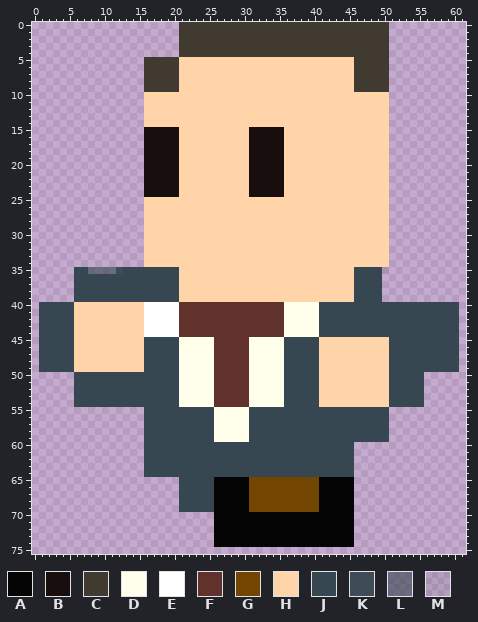
One commit to this sprite sheet: Images/ronaldus_runleft_5.png. The picture above is the old version.
The file is 200x145 pixels. Pixels under 10% opacity are left out. Colours within 5 levels of each other are drawn and written as one. The old version is drawn lined up with the new one, on the new canvas.
Palette (. is transparent): A #040504  B #190e0e  C #413a30  D #ffffeb  E #ffffff  F #61322c  G #724600  H #ffd4a8  J #364751  K #364751f3  L #3647519f  M #3647511d
After the commit:
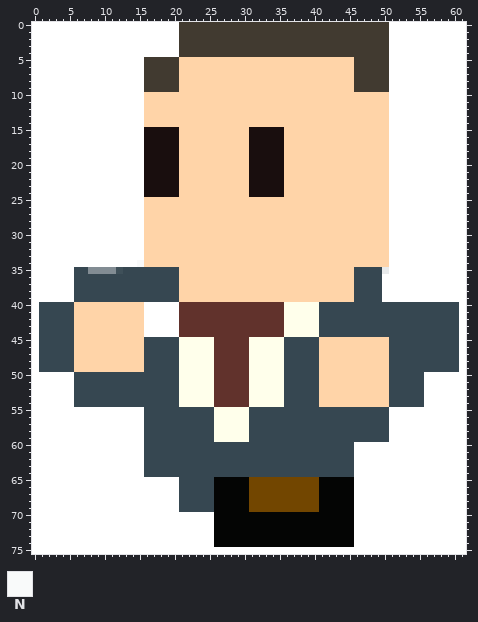
Colours new in this view: N #f9fafa
The exact change:
canvas 200x145 -> 62x76, the old top-left corner now at -50,-50 (the part of the old canvas that was cut away was empty and is not shown)
colour K: #364751f3 -> #3f5059
colour L: #3647519f -> #828c93
colour M: #3647511d -> #e8eaeb
Changed rows in their new state; - is a pixel that keeps its letter.
first column x 0:
 0 EEEEEEEEEEEEEEEEEEEEE------------------------------EEEEEEEEEEE
 1 EEEEEEEEEEEEEEEEEEEEE------------------------------EEEEEEEEEEE
 2 EEEEEEEEEEEEEEEEEEEEE------------------------------EEEEEEEEEEE
 3 EEEEEEEEEEEEEEEEEEEEE------------------------------EEEEEEEEEEE
 4 EEEEEEEEEEEEEEEEEEEEE------------------------------EEEEEEEEEEE
 5 EEEEEEEEEEEEEEEE-----------------------------------EEEEEEEEEEE
 6 EEEEEEEEEEEEEEEE-----------------------------------EEEEEEEEEEE
 7 EEEEEEEEEEEEEEEE-----------------------------------EEEEEEEEEEE
 8 EEEEEEEEEEEEEEEE-----------------------------------EEEEEEEEEEE
 9 EEEEEEEEEEEEEEEE-----------------------------------EEEEEEEEEEE
10 EEEEEEEEEEEEEEEE-----------------------------------EEEEEEEEEEE
11 EEEEEEEEEEEEEEEE-----------------------------------EEEEEEEEEEE
12 EEEEEEEEEEEEEEEE-----------------------------------EEEEEEEEEEE
13 EEEEEEEEEEEEEEEE-----------------------------------EEEEEEEEEEE
14 EEEEEEEEEEEEEEEE-----------------------------------EEEEEEEEEEE
15 EEEEEEEEEEEEEEEE-----------------------------------EEEEEEEEEEE
16 EEEEEEEEEEEEEEEE-----------------------------------EEEEEEEEEEE
17 EEEEEEEEEEEEEEEE-----------------------------------EEEEEEEEEEE
18 EEEEEEEEEEEEEEEE-----------------------------------EEEEEEEEEEE
19 EEEEEEEEEEEEEEEE-----------------------------------EEEEEEEEEEE
20 EEEEEEEEEEEEEEEE-----------------------------------EEEEEEEEEEE
21 EEEEEEEEEEEEEEEE-----------------------------------EEEEEEEEEEE
22 EEEEEEEEEEEEEEEE-----------------------------------EEEEEEEEEEE
23 EEEEEEEEEEEEEEEE-----------------------------------EEEEEEEEEEE
24 EEEEEEEEEEEEEEEE-----------------------------------EEEEEEEEEEE
25 EEEEEEEEEEEEEEEE-----------------------------------EEEEEEEEEEE
26 EEEEEEEEEEEEEEEE-----------------------------------EEEEEEEEEEE
27 EEEEEEEEEEEEEEEE-----------------------------------EEEEEEEEEEE
28 EEEEEEEEEEEEEEEE-----------------------------------EEEEEEEEEEE
29 EEEEEEEEEEEEEEEE-----------------------------------EEEEEEEEEEE
30 EEEEEEEEEEEEEEEE-----------------------------------EEEEEEEEEEE
31 EEEEEEEEEEEEEEEE-----------------------------------EEEEEEEEEEE
32 EEEEEEEEEEEEEEEE-----------------------------------EEEEEEEEEEE
33 EEEEEEEEEEEEEEEE-----------------------------------EEEEEEEEEEE
34 EEEEEEEEEEEEEEEN-----------------------------------EEEEEEEEEEE
35 EEEEEE---------------------------------------------EEEEEEEEEEE
36 EEEEEE--------------------------------------------EEEEEEEEEEEE
37 EEEEEE--------------------------------------------EEEEEEEEEEEE
38 EEEEEE--------------------------------------------EEEEEEEEEEEE
39 EEEEEE--------------------------------------------EEEEEEEEEEEE
40 E------------------------------------------------------------E
41 E------------------------------------------------------------E
42 E------------------------------------------------------------E
43 E------------------------------------------------------------E
44 E------------------------------------------------------------E
45 E------------------------------------------------------------E
46 E------------------------------------------------------------E
47 E------------------------------------------------------------E
48 E------------------------------------------------------------E
49 E------------------------------------------------------------E
50 EEEEEE--------------------------------------------------EEEEEE
51 EEEEEE--------------------------------------------------EEEEEE
52 EEEEEE--------------------------------------------------EEEEEE
53 EEEEEE--------------------------------------------------EEEEEE
54 EEEEEE--------------------------------------------------EEEEEE
55 EEEEEEEEEEEEEEEE-----------------------------------EEEEEEEEEEE
56 EEEEEEEEEEEEEEEE-----------------------------------EEEEEEEEEEE
57 EEEEEEEEEEEEEEEE-----------------------------------EEEEEEEEEEE
58 EEEEEEEEEEEEEEEE-----------------------------------EEEEEEEEEEE
59 EEEEEEEEEEEEEEEE-----------------------------------EEEEEEEEEEE
60 EEEEEEEEEEEEEEEE------------------------------EEEEEEEEEEEEEEEE
61 EEEEEEEEEEEEEEEE------------------------------EEEEEEEEEEEEEEEE
62 EEEEEEEEEEEEEEEE------------------------------EEEEEEEEEEEEEEEE
63 EEEEEEEEEEEEEEEE------------------------------EEEEEEEEEEEEEEEE
64 EEEEEEEEEEEEEEEE------------------------------EEEEEEEEEEEEEEEE
65 EEEEEEEEEEEEEEEEEEEEE-------------------------EEEEEEEEEEEEEEEE
66 EEEEEEEEEEEEEEEEEEEEE-------------------------EEEEEEEEEEEEEEEE
67 EEEEEEEEEEEEEEEEEEEEE-------------------------EEEEEEEEEEEEEEEE
68 EEEEEEEEEEEEEEEEEEEEE-------------------------EEEEEEEEEEEEEEEE
69 EEEEEEEEEEEEEEEEEEEEE-------------------------EEEEEEEEEEEEEEEE
70 EEEEEEEEEEEEEEEEEEEEEEEEEE--------------------EEEEEEEEEEEEEEEE
71 EEEEEEEEEEEEEEEEEEEEEEEEEE--------------------EEEEEEEEEEEEEEEE
72 EEEEEEEEEEEEEEEEEEEEEEEEEE--------------------EEEEEEEEEEEEEEEE
73 EEEEEEEEEEEEEEEEEEEEEEEEEE--------------------EEEEEEEEEEEEEEEE
74 EEEEEEEEEEEEEEEEEEEEEEEEEE--------------------EEEEEEEEEEEEEEEE
75 EEEEEEEEEEEEEEEEEEEEEEEEEEEEEEEEEEEEEEEEEEEEEEEEEEEEEEEEEEEEEE
